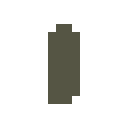
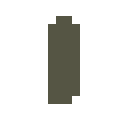
Layers edited between the first and the second 128×128 image:
painted on "Background" over bbox(48, 16, 80, 32)
